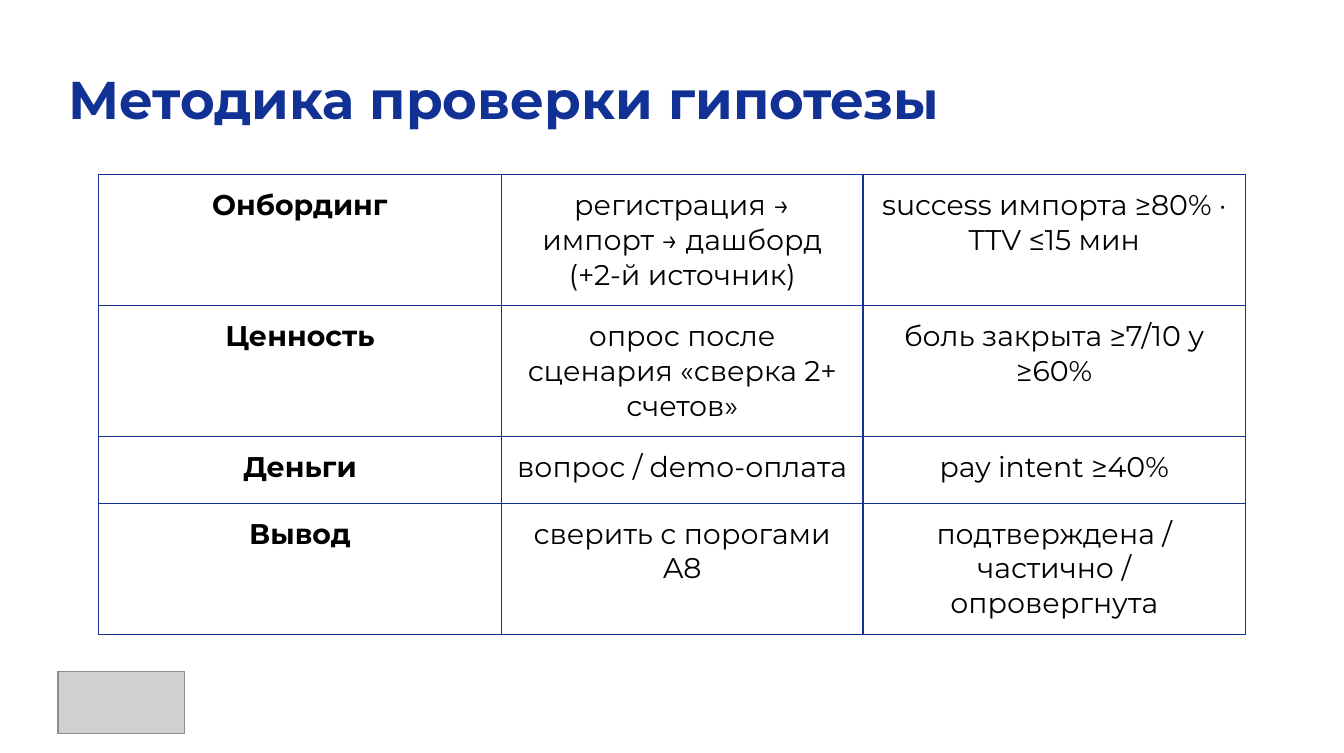
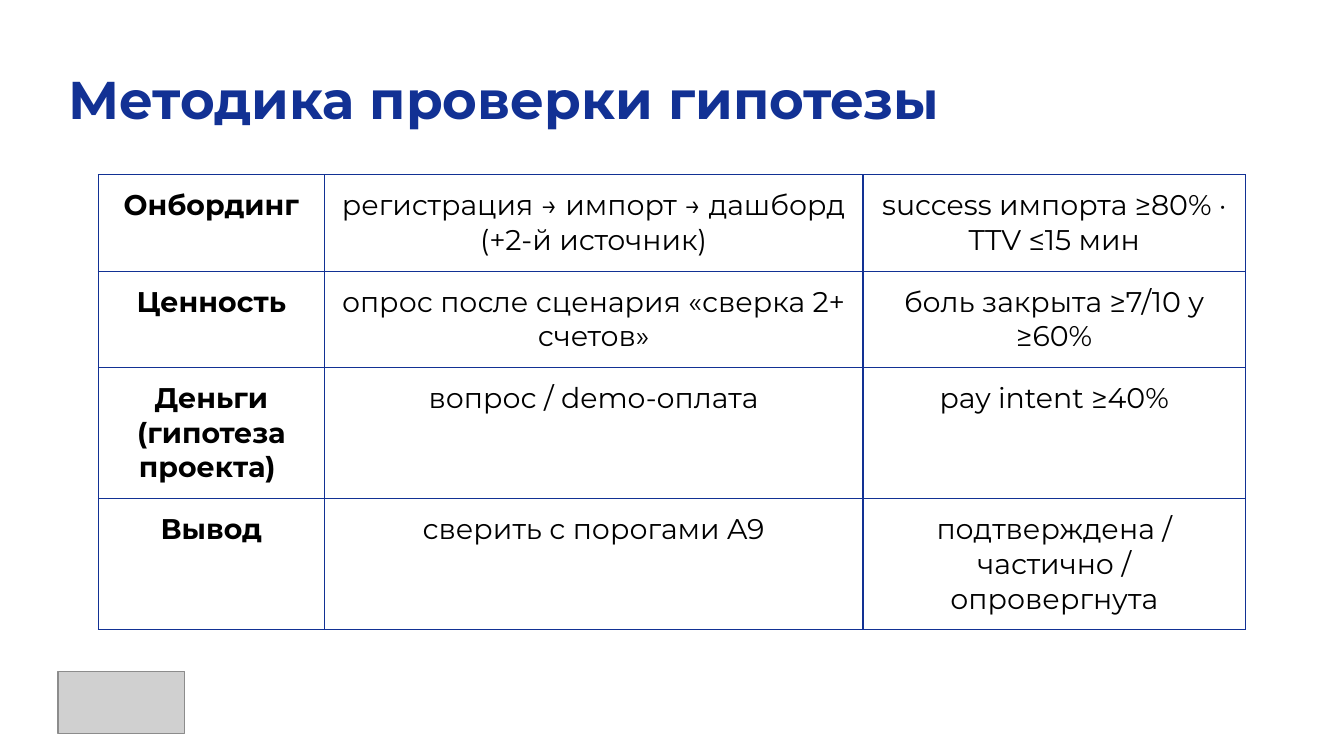
Before and after one commit to funcid/mipt-masters-coursework, a slide deck: slide 6 of 3 semester/FuncFund_ВКРС/I — НИР 3/01 — Финал/FuncFund_индивидуальная_презентация_НИР 3_финал.pptx. Drawn at 1344x753 pixels with LibreOffice and Linux fonts; fonts in the diff are those of the drawing; grey boxes stand for pictures. Boxes give left, top, right and bottom in pixels: in the first picture for what was removed or moved away, otherwise in the second. Text is boxed around its words. In the diff, an @@ line names an element or a change of style, - is before the commit and + after.

```diff
--- a/3 semester/FuncFund_ВКРС/I — НИР 3/01 — Финал/FuncFund_индивидуальная_презентация_НИР 3_финал.pptx
+++ b/3 semester/FuncFund_ВКРС/I — НИР 3/01 — Финал/FuncFund_индивидуальная_презентация_НИР 3_финал.pptx
@@ table at [98, 175, 1246, 623] @@
-row 3, column 1: Деньги
+row 3, column 1: Деньги (гипотеза проекта)
-row 4, column 2: сверить с порогами A8
+row 4, column 2: сверить с порогами A9
```
Also in this commit, not shown: 6 other slides changed, 1 slide added, 8 other files.
